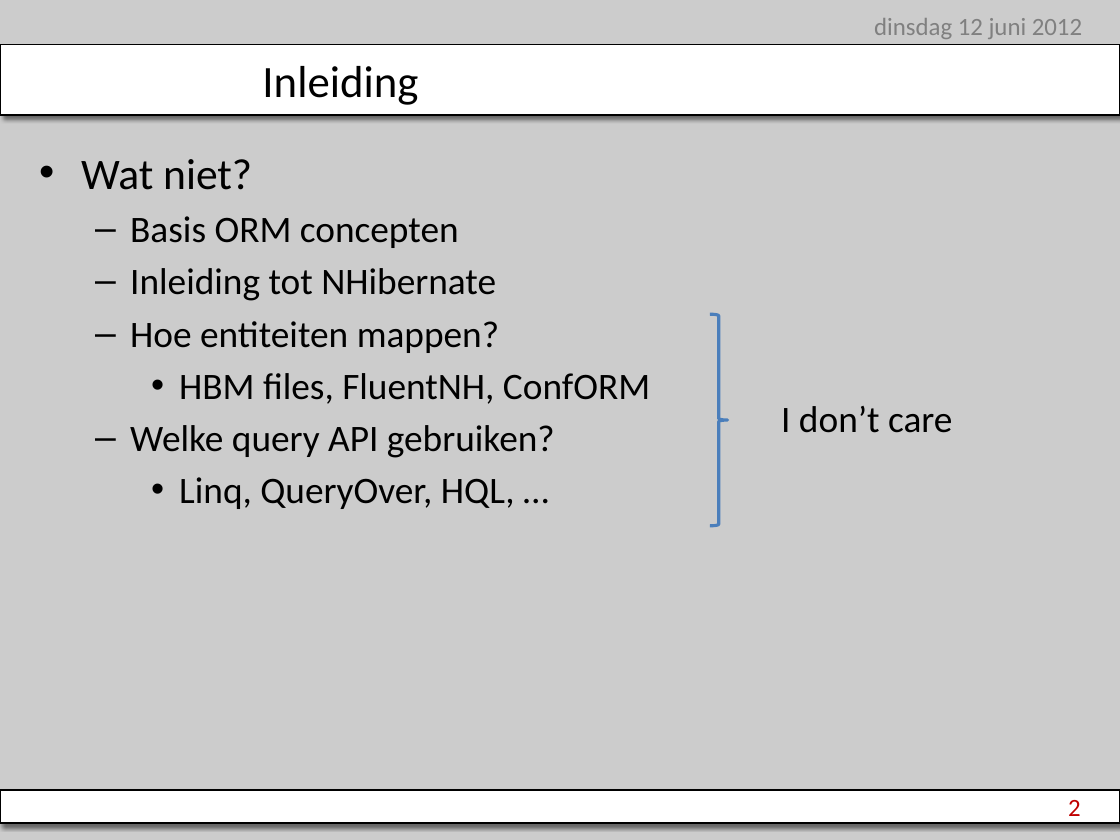
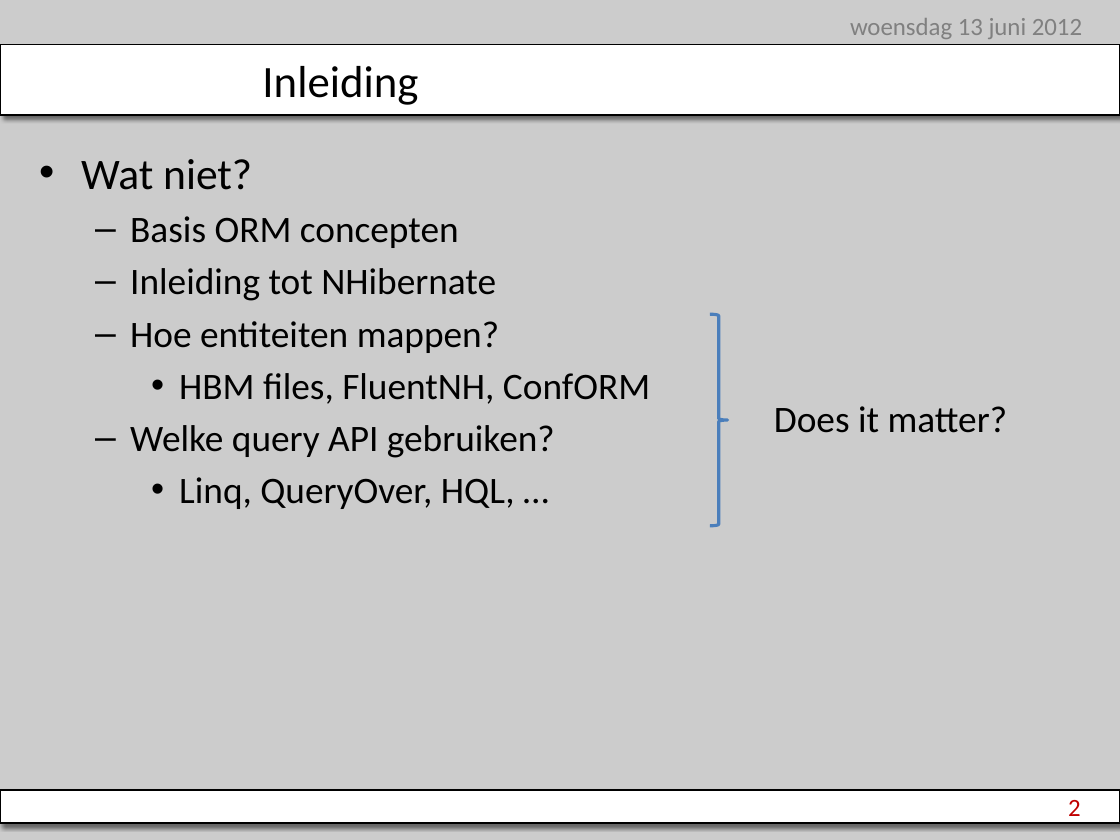
Before and after one commit to stevenlauwers22/NHibernate.QFrameBootcamp, a slide deck: slide 2 of NHibernateCourse.pptx. Drawn at 1120x840 pixels with LibreOffice and Linux fonts; fonts in the diff are those of the drawing; background and template pictures are left out. Boxes give left, top, right and bottom in pixels: in the first picture for what was removed or moved away, otherwise in the second. Text is boxed around its words. In the diff, an @@ line names an element or a change of style, - is before the commit and + after.

Commit message:
Updated presentation

```diff
--- a/NHibernateCourse.pptx
+++ b/NHibernateCourse.pptx
@@ text at [850, 18, 1082, 39]: text changed @@
-dinsdag 12 juni 2012
+woensdag 13 juni 2012
@@ text at [774, 406, 1008, 433]: text changed @@
-I don’t care
+Does it matter?
```
Also in this commit, not shown: 11 other slides changed.
